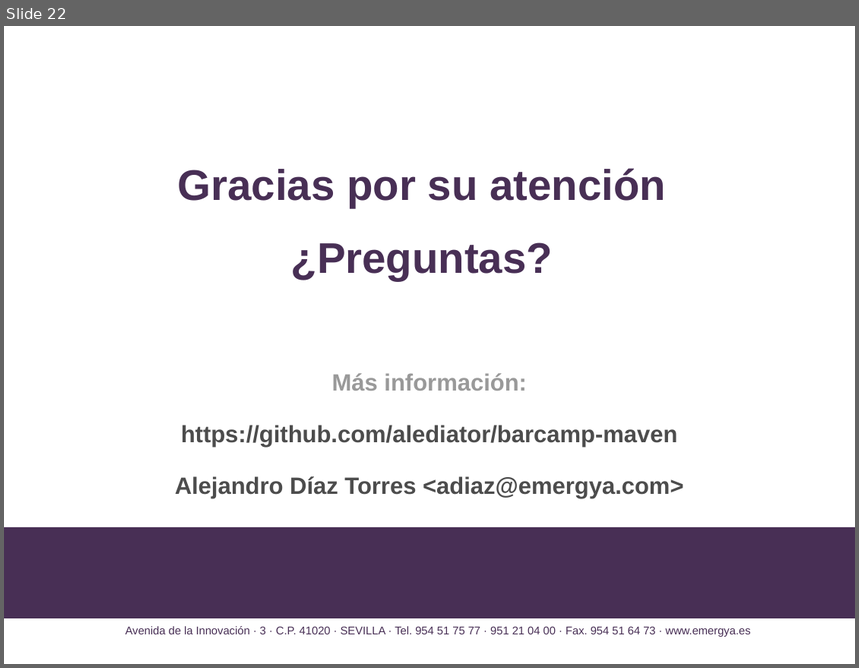
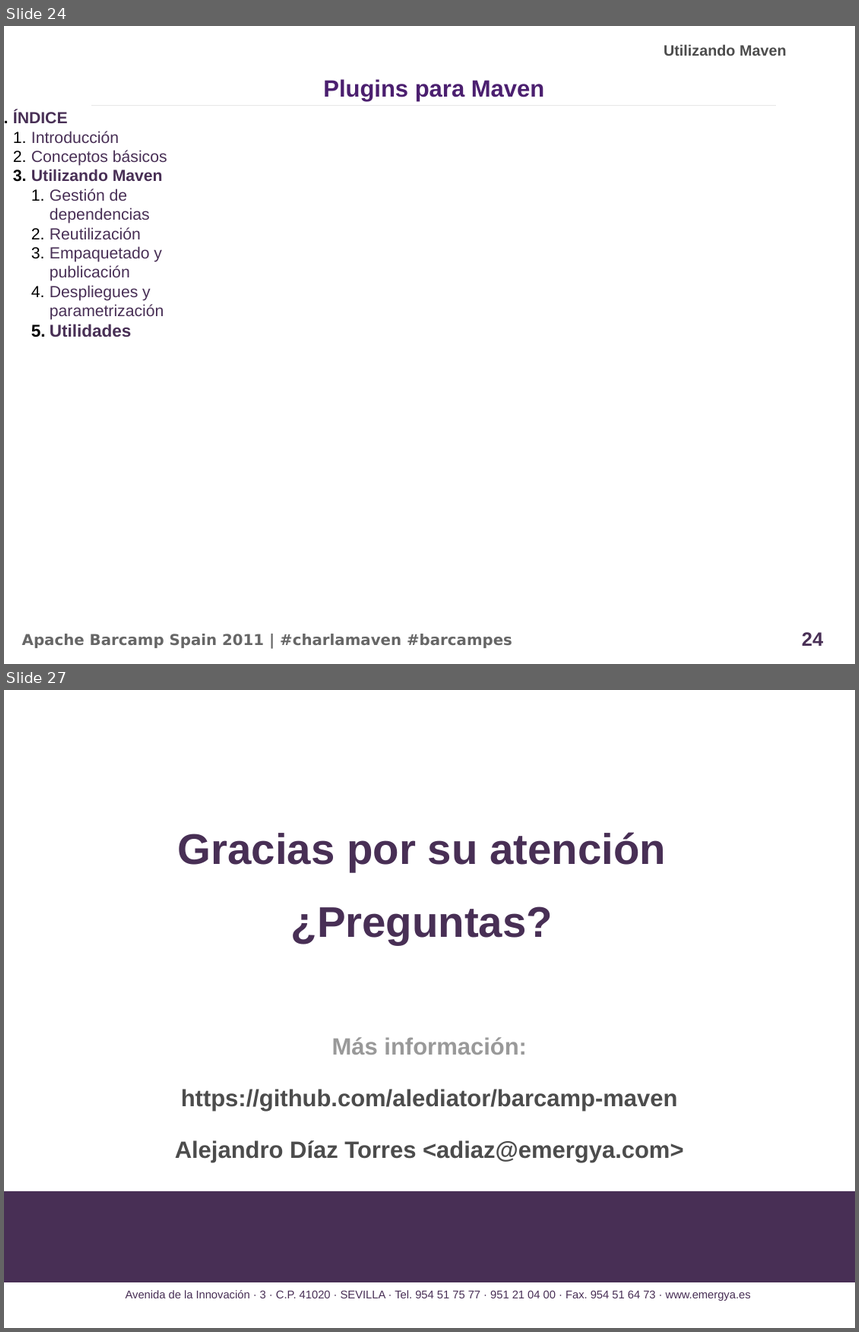
Before and after one commit to alediator/barcamp-maven, a slide deck: doc/slideshare_introduccion.odp. Shown one above the other, each under a label of ours: slide 22 before the commit, slides 24 and 27 after it; the slides between them are not shown. The pictures are 859x668 and 859x1332 pixels, drawn with LibreOffice and Linux fonts; fonts in the diff are those of the drawing; background and template pictures are left out. Boxes give left, top, right and bottom in pixels: in the first picture for what was removed or moved away, otherwise in the second. Text is boxed around its words. In the diff, an @@ line names an element or a change of style, - is before the commit and + after.

Commit message:
Presentacion de la charla basica a falta de utilidades

```diff
--- a/doc/slideshare_introduccion.odp
+++ b/doc/slideshare_introduccion.odp
@@ slide 24 added at (4,26,855,664), background #FFFFFF @@
@@ text added at (664,44,787,56), 14 pt, text #4C4C4C, bold @@
+Utilizando Maven
@@ text added at (323,79,544,102), 22 pt, text #4B1F6F, bold @@
+Plugins para Maven
@@ text added at (13,110,167,338), 15 pt, text #482F55 @@
+1. ÍNDICE
+  1. Introducción
+  2. Conceptos básicos
+  3. Utilizando Maven
+    1. Gestión de dependencias
+    2. Reutilización
+    3. Empaquetado y publicación
+    4. Despliegues y parametrización
+    5. Utilidades
@@ line added from (92, 105) to (776, 105), #E6E6E6 0 pt @@
@@ text added at (22,634,512,648), 14 pt, text #666666, bold @@
+Apache Barcamp Spain 2011 | #charlamaven #barcampes
@@ page number added at (802,632,823,646), 18 pt, text #482F55, bold @@
+24
@@ what was slide 22 is now slide 27 @@
```
Also in this commit, not shown: 21 slides changed, 4 other slides added.
